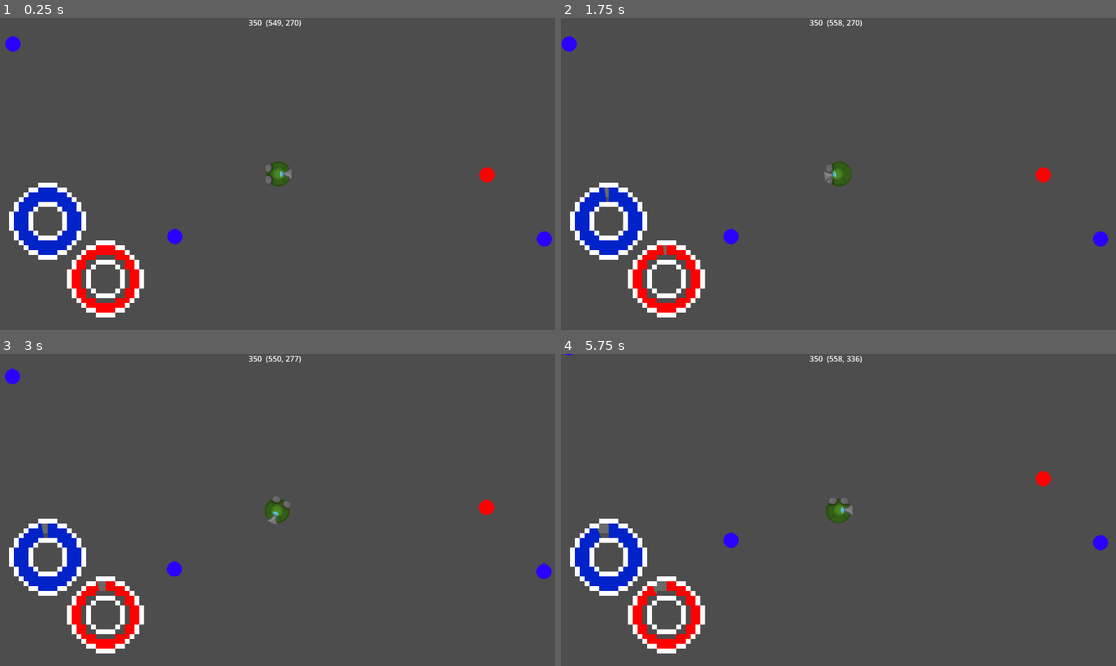
Above: before the commit, frames 1-4 (two rows, left to right).
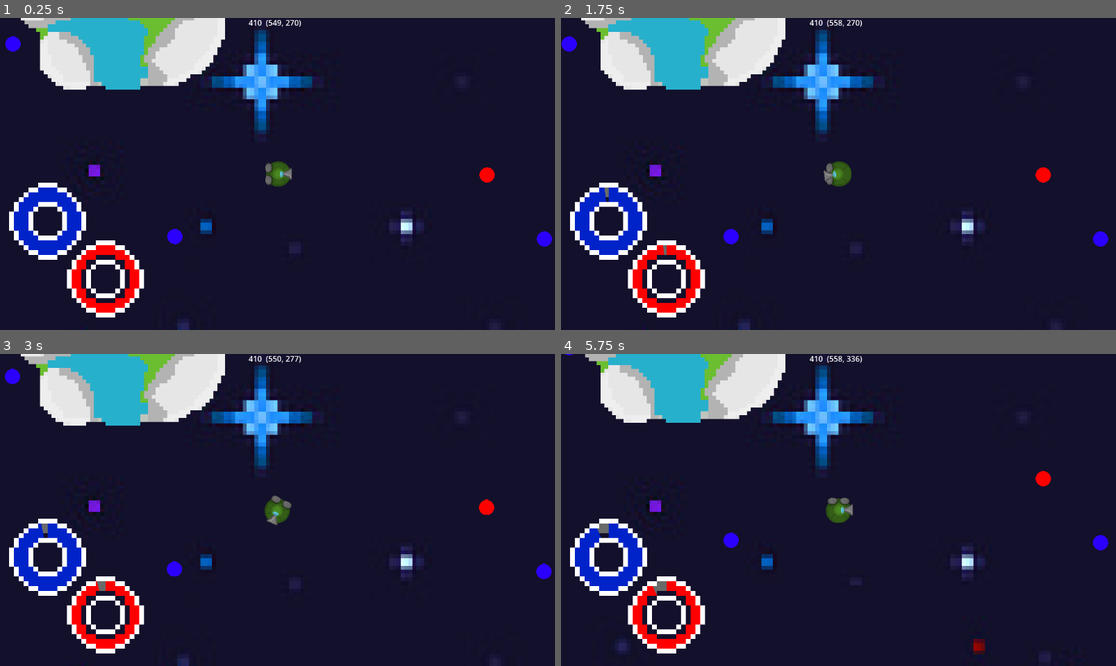
Above: after the commit, the same moments.

Repository: vmaxime03/ZigobarsJam
Game: Godot game, scene res://scenes/debug.tscn
The game is run twice, just before and just after one commit, with the same random seed, the same clock (stepped at 60 frames per second) and the same inputs.
Inputs (mouse positions are in pixels of both pictures, inside the frame that each line leads up to):
- Up to frame 1 (0.25 s): no input
- Up to frame 2 (1.75 s): tap Enter at 0.5 s; move the mouse to (960, 158) at 0.52 s; tap D (d) at 0.6 s; tap E (e) at 0.8, 1.35 s; move the mouse to (727, 189) at 1.27 s; tap A (q) at 1.55 s
- Up to frame 3 (3 s): tap Space (space) at 2 s; move the mouse to (333, 441) at 2.02 s; tap A (q) at 2.1 s; tap S (s) at 2.3, 2.85 s; move the mouse to (249, 572) at 2.77 s
- Up to frame 4 (5.75 s): tap D (d) at 3.05, 3.6 s; move the mouse to (1005, 556) at 3.52 s; tap E (e) at 3.8, 4.35 s; move the mouse to (672, 463) at 4.27 s; tap A (q) at 4.55 s; move the mouse to (866, 510) at 5.02 s; click (866, 510) at 5.1 s; tap S (s) at 5.3 s

The runs differ from the first frame. In frame 1, 95% of the frame differs, in the area x 0-100%, y 0-100%; in frame 2, 95%; in frame 3, 95%; in frame 4, 96%.

Commit message:
arriere_plan

Diff:
--- a/game/scenes/Arrièreplan.tscn
+++ b/game/scenes/Arrièreplan.tscn
@@ -21,17 +21,11 @@
 [node name="Arrièreplan" type="Node2D"]
 z_index = -1
 
-[node name="Sprite2D" type="Sprite2D" parent="."]
-scale = Vector2(8, 8)
-texture = ExtResource("1_xeyeg")
-centered = false
-offset = Vector2(0, -40)
-
 [node name="ParallaxBackground" type="ParallaxBackground" parent="."]
 
 [node name="ParallaxLayer" type="ParallaxLayer" parent="ParallaxBackground"]
 z_index = -2
-motion_scale = Vector2(2, 2)
+motion_scale = Vector2(0.01, 0.01)
 motion_mirroring = Vector2(800, 800)
 script = SubResource("GDScript_xaqdo")
 
@@ -40,3 +34,12 @@
 texture = ExtResource("2_ylmo5")
 centered = false
 offset = Vector2(0, -40)
+
+[node name="ParallaxLayer2" type="ParallaxLayer" parent="ParallaxBackground"]
+motion_scale = Vector2(0.1, 0.1)
+
+[node name="Sprite2D" type="Sprite2D" parent="ParallaxBackground/ParallaxLayer2"]
+scale = Vector2(8, 8)
+texture = ExtResource("1_xeyeg")
+centered = false
+offset = Vector2(0, -40)
--- a/game/scenes/debug.tscn
+++ b/game/scenes/debug.tscn
@@ -1,14 +1,15 @@
-[gd_scene load_steps=14 format=3 uid="uid://ctfl2sf2oikup"]
+[gd_scene load_steps=15 format=3 uid="uid://ctfl2sf2oikup"]
 
 [ext_resource type="PackedScene" uid="uid://dgxyex6m3exjm" path="res://scenes/player.tscn" id="1_owex6"]
 [ext_resource type="PackedScene" uid="uid://cdxjvtv06syl3" path="res://scenes/bloc.tscn" id="2_ahhrw"]
-[ext_resource type="Texture2D" uid="uid://d25plol515f2w" path="res://assets/art/progress_under.png" id="2_bu18s"]
+[ext_resource type="Texture2D" uid="uid://ds8xcn0ubpi5g" path="res://assets/art/progress_under.png" id="2_bu18s"]
 [ext_resource type="PackedScene" uid="uid://bvgq4s58143o4" path="res://scenes/objet_interactif.tscn" id="3_1fy3i"]
-[ext_resource type="Texture2D" uid="uid://qh6yl0nmi8w0" path="res://assets/art/progress_over.png" id="3_ymwf3"]
-[ext_resource type="Texture2D" uid="uid://mvamk8j3m4ja" path="res://assets/art/progress.png" id="4_5usun"]
-[ext_resource type="Texture2D" uid="uid://6r2rua3pqkyq" path="res://assets/art/temp_bloc_interac.png" id="4_6ffsc"]
-[ext_resource type="AudioStream" uid="uid://dleomy834jsl4" path="res://assets/audio/file_example_MP3_700KB.mp3" id="4_xkht5"]
-[ext_resource type="Texture2D" uid="uid://d2w051yy44vm3" path="res://assets/art/progresso2.png" id="5_3ms3g"]
+[ext_resource type="Texture2D" uid="uid://crypabhsp8ma7" path="res://assets/art/progress_over.png" id="3_ymwf3"]
+[ext_resource type="Texture2D" uid="uid://5u6m8wgo820b" path="res://assets/art/progress.png" id="4_5usun"]
+[ext_resource type="Texture2D" uid="uid://cqw6l5b4viyw" path="res://assets/art/temp_bloc_interac.png" id="4_6ffsc"]
+[ext_resource type="AudioStream" uid="uid://bfq2l5i2oiqwg" path="res://assets/audio/file_example_MP3_700KB.mp3" id="4_xkht5"]
+[ext_resource type="Texture2D" uid="uid://do8xve08eyg73" path="res://assets/art/progresso2.png" id="5_3ms3g"]
+[ext_resource type="PackedScene" uid="uid://npvdu3uv6a1d" path="res://scenes/Arrièreplan.tscn" id="6_7yhbl"]
 [ext_resource type="Script" path="res://scripts/debuglabel.gd" id="6_wx8so"]
 
 [sub_resource type="ShaderMaterial" id="ShaderMaterial_enott"]
@@ -21,6 +22,8 @@
 radius = 16.0
 
 [node name="Debug" type="Node2D"]
+
+[node name="Arrièreplan" parent="." instance=ExtResource("6_7yhbl")]
 
 [node name="MeshInstance2D" type="MeshInstance2D" parent="."]
 position = Vector2(575.75, 323.75)
--- a/game/scenes/player.tscn
+++ b/game/scenes/player.tscn
@@ -173,11 +173,8 @@
 states/idle/position = Vector2(403, 100)
 transitions = ["Start", "idle", SubResource("AnimationNodeStateMachineTransition_14i4k"), "idle", "aspirer", SubResource("AnimationNodeStateMachineTransition_kl6am"), "aspirer", "idle", SubResource("AnimationNodeStateMachineTransition_308vd")]
 
-[sub_resource type="Animation" id="Animation_a0nfe"]
-resource_name = "idle"
-length = 1.0
-loop_mode = 1
-step = 0.0416667
+[sub_resource type="Animation" id="Animation_jgc6a"]
+length = 0.001
 tracks/0/type = "value"
 tracks/0/imported = false
 tracks/0/enabled = true
@@ -209,8 +206,10 @@
 "values": [0, 1, 2]
 }
 
-[sub_resource type="Animation" id="Animation_jgc6a"]
-length = 0.001
+[sub_resource type="Animation" id="Animation_a0nfe"]
+resource_name = "idle"
+loop_mode = 1
+step = 0.0416667
 tracks/0/type = "value"
 tracks/0/imported = false
 tracks/0/enabled = true
Not shown, changed: game/data/save0.txt
Not shown: 1 places in game/scenes/Arrièreplan.tscn that only renumber resources
Not shown: 1 places in game/scenes/bloc.tscn that only renumber resources
Not shown: 1 places in game/scenes/bloc2.tscn that only renumber resources
Not shown: 1 places in game/scenes/debug_playerougobgzeoubzeofbz.tscn that only renumber resources
Not shown: 1 places in game/scenes/intro.tscn that only renumber resources
Not shown: 1 places in game/scenes/menu.tscn that only renumber resources
Not shown: 1 places in game/scenes/player.tscn that only renumber resources
